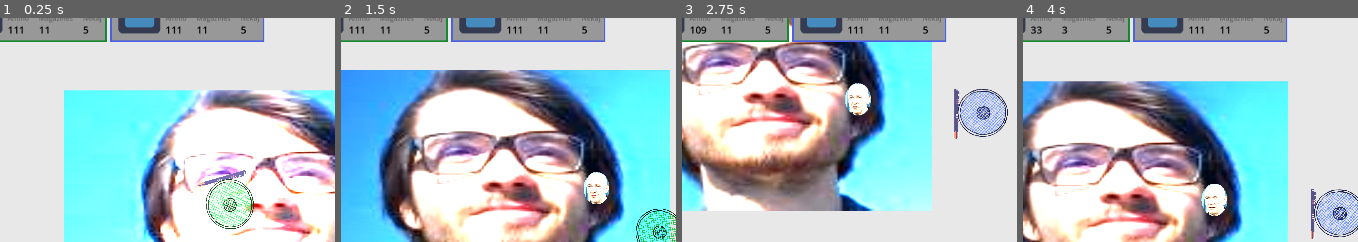
Above: before the commit, frames 1-4 (left to right).
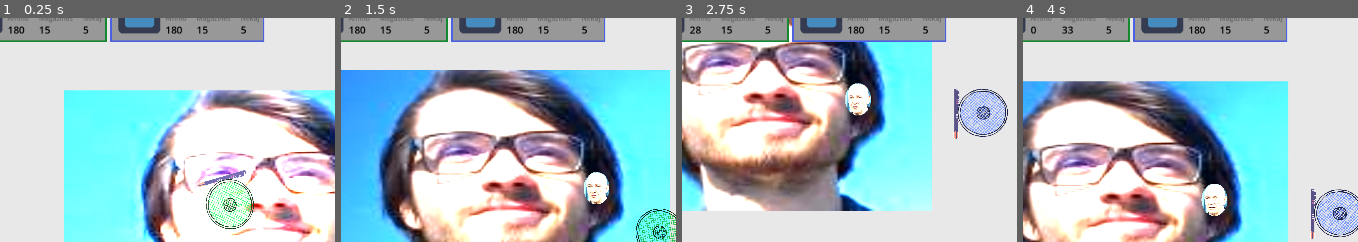
Above: after the commit, the same moments.

Repository: LanVukusic/GameX
Game: Godot game, scene res://TEST.tscn
Two runs of this game, one before a commit and one after it. Both use one fixed random seed, a clock stepped at 60 frames per second and the inputs below. The engine's default icon, where the game draws it, is replaced by a stand-in: a white triangle on a blue panel in a dark square.
Inputs (mouse positions are % of the whole screen's width and height, from its top left):
- Up to frame 1 (0.25 s): no input
- Up to frame 2 (1.5 s): tap Enter at 0.5 s; move the mouse to (86, 45) at 0.52 s; hold Right (ui_right) 0.53-1.28 s; hold Tab (CheckTree) 0.53-1.28 s; move the mouse to (36, 55) at 1.27 s; hold Down (ui_down) from 1.28 s (still down); tap L (Lamp) at 1.35 s
- Up to frame 3 (2.75 s): move the mouse to (72, 28) at 2.02 s; release Down (ui_down) at 2.03 s; press the mouse at (72, 28) at 2.03 s; hold Right (ui_right) from 2.03 s (still down)
- Up to frame 4 (4 s): move the mouse to (54, 70) at 2.77 s; release Right (ui_right) at 2.78 s; release the mouse at (54, 70) at 2.78 s; hold Up (ui_up) 2.78-3.53 s; tap 1 (WeaponSwitch) at 2.85 s; move the mouse to (95, 65) at 3.52 s; hold Left (ui_left) from 3.53 s (still down); hold Tab (CheckTree) from 3.53 s (still down)
The pictures show only the part of the screen within x 8-58%, y 8-58%; the shares and areas given below are measured in that part.

The runs differ from the first frame. In frame 1, 0.2% of the frame differs, in the area x 4-63%, y 3-8%; in frame 2, 0.2%; in frame 3, 0.2%, in the area x 2-63%, y 3-8%; in frame 4, 0.2%.

Commit message:
work in progress...

Diff:
--- a/Godot/CustomResourcesTemplates/weapon_resource.gd
+++ b/Godot/CustomResourcesTemplates/weapon_resource.gd
@@ -1,6 +1,8 @@
 extends Resource
 class_name WeaponResource
 
+signal ammo_change(ammo_count: int)
+signal magazine_change(mag_count: int)
 
 @export_category("Description")
 @export var name: String
@@ -11,12 +13,23 @@
 
 
 @export_category("All ammunition")
-# Current ammunition the player has available to reload into the weapon
-@export var current_mags: int
+@export var max_magazines: int
+
+
+var current_mags: int:
+	set(value):
+		clampi(value, 0, max_magazines)
+		current_mags = value
+		magazine_change.emit(current_mags)
+
 # Maximum ammo that can fit into the weapon's magazine (clip size)
 @export var magazine_capacity: int
 
-@export var current_mag_ammo: int
+var current_mag_ammo: int:
+	set(value):
+		clampi(value, 0, magazine_capacity)
+		current_mag_ammo = value
+		ammo_change.emit(current_mag_ammo)
 
 
 @export_category("Fire logic")
@@ -32,3 +45,11 @@
 @export var weapon_range: float
 #The spread of bullets
 @export var bullet_spread: float
+
+func change_ammo(amount: int):
+	current_mag_ammo -= amount
+
+
+func init_weapon_values():
+	current_mag_ammo = magazine_capacity
+	pass
--- a/Godot/Entities/Player/PlayerDevNode.gd
+++ b/Godot/Entities/Player/PlayerDevNode.gd
@@ -15,7 +15,7 @@
 	player = get_parent()
 	uIManager.init_UIPlayerNode(player, peerId)
 	player.joined.emit(color, player_name)
-	player.weapon_manager.update_ui()
+	#player.weapon_manager.update_ui()
 	print(player.name)
 	print(color, player_name)
 
--- a/Godot/UI/UIPlayerNode.gd
+++ b/Godot/UI/UIPlayerNode.gd
@@ -36,11 +36,11 @@
 
 
 func connect_singals():
-	if (!connected_player.weapon_manager.current_weapon.current_ammo.is_connected(set_curr_ammo_count)):
-		connected_player.weapon_manager.current_weapon.current_ammo.connect(set_curr_ammo_count)
+	if (!connected_player.weapon_manager.current_weapon.WEAPON.ammo_change.is_connected(set_curr_ammo_count)):
+		connected_player.weapon_manager.current_weapon.WEAPON.ammo_change.connect(set_curr_ammo_count)
 
-	if (!connected_player.weapon_manager.current_weapon.current_magazines.is_connected(set_curr_mag_count)):
-		connected_player.weapon_manager.current_weapon.current_magazines.connect(set_curr_mag_count)
+	if (!connected_player.weapon_manager.current_weapon.WEAPON.magazine_change.is_connected(set_curr_mag_count)):
+		connected_player.weapon_manager.current_weapon.WEAPON.magazine_change.connect(set_curr_mag_count)
 
 	if (!connected_player.joined.is_connected(set_player_color_name)):
 		connected_player.joined.connect(set_player_color_name)
--- a/Godot/WeaponManager/weapon_base/weapon.gd
+++ b/Godot/WeaponManager/weapon_base/weapon.gd
@@ -4,8 +4,7 @@
 signal shoot_pressed
 signal shoot_released
 signal reload_active
-signal current_ammo(ammo_count: int)
-signal current_magazines(mag_count: int)
+
 
 @export var WEAPON: WeaponResource
 
@@ -41,10 +40,7 @@
 	reload_timer.timeout.connect(_on_reload_timeout)
 	add_child(reload_timer)
 
-	#singal how much ammo in mag
-	current_ammo.emit(WEAPON.current_mag_ammo)
-	#signal how much mags left
-	current_magazines.emit(WEAPON.current_mags)
+	WEAPON.init_weapon_values()
 
 func _process(_delta: float) -> void:
 	pass
@@ -82,7 +78,6 @@
 		fire_timer.start(WEAPON.fire_rate)
 		WEAPON.current_mag_ammo -= 1
 		print("Ammo left:", WEAPON.current_mag_ammo)
-		current_ammo.emit(WEAPON.current_mag_ammo)
 
 func reload():
 	if current_weapon_state == weapon_state.RELOADING:
@@ -101,6 +96,4 @@
 	WEAPON.current_mags -= 1
 	WEAPON.current_mag_ammo = WEAPON.magazine_capacity
 	current_weapon_state = weapon_state.READY
-	current_ammo.emit(WEAPON.current_mag_ammo)
-	current_magazines.emit(WEAPON.current_mags)
 	print("Reload complete. Magazines left:", WEAPON.current_mags)
--- a/Godot/WeaponManager/weapon_manager.gd
+++ b/Godot/WeaponManager/weapon_manager.gd
@@ -21,8 +21,8 @@
 
 func update_ui():
 		#update ammo and magazine count
-	current_weapon.current_ammo.emit(current_weapon.WEAPON.current_mag_ammo)
-	current_weapon.current_magazines.emit(current_weapon.WEAPON.current_mags)
+	current_weapon.WEAPON.magazine_change.emit(current_weapon.WEAPON.current_mag_ammo)
+	current_weapon.WEAPON.ammo_change.emit(current_weapon.WEAPON.current_mags)
 
 func switch_weapon():
 	if weapon_stack.size() == 0:
--- a/Godot/Weapons/ranged_weapons/Good_gun/Good_gun.tres
+++ b/Godot/Weapons/ranged_weapons/Good_gun/Good_gun.tres
@@ -6,9 +6,8 @@
 resource_local_to_scene = true
 script = ExtResource("1_t3svt")
 name = "Good_gun"
-current_mags = 11
-magazine_capacity = 111
-current_mag_ammo = 111
+max_magazines = 0
+magazine_capacity = 30
 reload_time = 0.5
 fire_rate = 0.5
 is_automatic = true
--- a/Godot/Weapons/ranged_weapons/Jansa_gun/jansa_gun.tres
+++ b/Godot/Weapons/ranged_weapons/Jansa_gun/jansa_gun.tres
@@ -6,9 +6,8 @@
 resource_local_to_scene = true
 script = ExtResource("1_c2kmi")
 name = "Jansa Gun"
-current_mags = 2
+max_magazines = 0
 magazine_capacity = 500
-current_mag_ammo = 500
 reload_time = 0.1
 fire_rate = 0.01
 is_automatic = true
--- a/Godot/Weapons/ranged_weapons/Shit_gun/Shit_gun.tres
+++ b/Godot/Weapons/ranged_weapons/Shit_gun/Shit_gun.tres
@@ -6,9 +6,8 @@
 resource_local_to_scene = true
 script = ExtResource("1_8nx3p")
 name = "Shit_gun"
-current_mags = 3
+max_magazines = 0
 magazine_capacity = 33
-current_mag_ammo = 33
 reload_time = 1.0
 fire_rate = 0.2
 is_automatic = false
